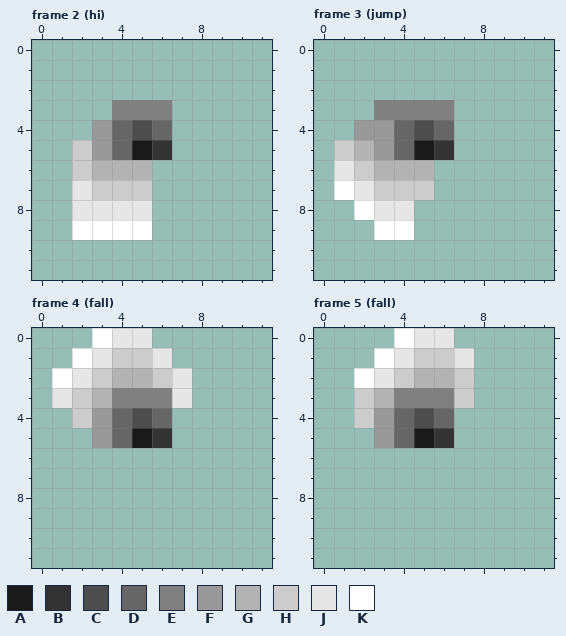
Edited in one commit: pixel-art file (Runtime/Visuals/Characters/ParametricMan.ase). Above, as it was before the edit.
12x12 pixels, 11 frames. Shown: frame 2 (hi), frame 3 (jump), frame 4 (fall), frame 5 (fall). The commit also changed other frames, which this record leaves out.
Palette (. is transparent): A #1a1a1a  B #333333  C #4d4d4d  D #666666  E #808080  F #999999  G #b3b3b3  H #cccccc  J #e6e6e6  K #ffffff
Pixels before, frame 2 (hi), first column x 2:
 3 ..EEE
 4 .FDCD
 5 HFDAB
 6 HGGG.
 7 JHHH.
 8 JJJJ.
 9 KKKK.
Pixels before, frame 3 (jump), first column x 1:
 3 ..EEEE
 4 .FFDCD
 5 HGFDAB
 6 JHGGG.
 7 KJHHH.
 8 .KJJ..
 9 ..KK..
Pixels before, frame 4 (fall), first column x 1:
0 ..KJJ..
1 .KJHHJ.
2 KJHGGHJ
3 JHGEEEJ
4 .HFDCD.
5 ..FDAB.
Pixels before, frame 5 (fall), first column x 2:
0 ..KJJ.
1 .KJHHJ
2 KJHGGH
3 HGEEEH
4 HFDCD.
5 .FDAB.
The same view after the edit:
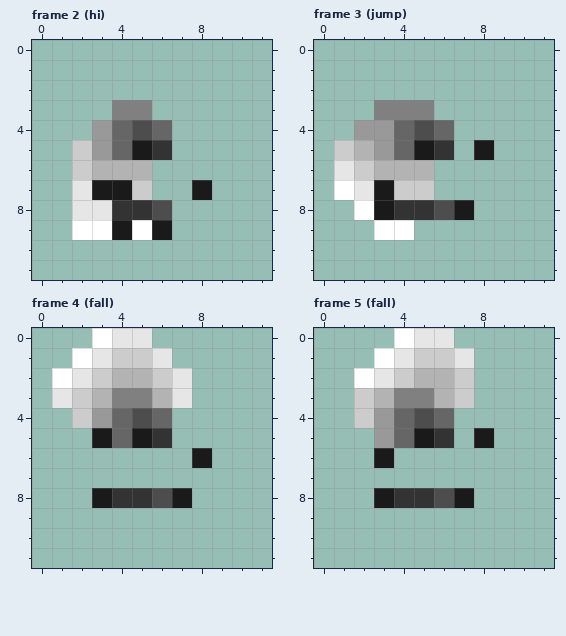
Edits made:
{"change": "layer \"Legs\" now shown"}
{"change": "layer \"RightFoot\" now shown"}
{"change": "layer \"LeftFoot\" now shown"}
{"change": "layer \"RightHand\" now shown"}
{"change": "layer \"LeftHand\" now shown"}
{"where": "frame 2 (hi)"}
{"frame":2,"y":3,"x":6,"old":"E","new":"."}
{"frame":2,"y":7,"x":3,"old":"HH","new":"AA"}
{"frame":2,"y":7,"x":8,"old":".","new":"A"}
{"frame":2,"y":8,"x":4,"old":"JJ.","new":"BBC"}
{"frame":2,"y":9,"x":4,"old":"K","new":"A"}
{"frame":2,"y":9,"x":6,"old":".","new":"A"}
{"where": "frame 3 (jump)"}
{"frame":3,"y":3,"x":6,"old":"E","new":"."}
{"frame":3,"y":5,"x":8,"old":".","new":"A"}
{"frame":3,"y":7,"x":3,"old":"H","new":"A"}
{"frame":3,"y":8,"x":3,"old":"JJ...","new":"ABBCA"}
{"where": "frame 4 (fall)"}
{"frame":4,"y":3,"x":6,"old":"E","new":"G"}
{"frame":4,"y":5,"x":3,"old":"F","new":"A"}
{"frame":4,"y":6,"x":8,"old":".","new":"A"}
{"frame":4,"y":8,"x":3,"old":".....","new":"ABBCA"}
{"where": "frame 5 (fall)"}
{"frame":5,"y":3,"x":6,"old":"E","new":"G"}
{"frame":5,"y":5,"x":8,"old":".","new":"A"}
{"frame":5,"y":6,"x":3,"old":".","new":"A"}
{"frame":5,"y":8,"x":3,"old":".....","new":"ABBCA"}
{"label":"changed","picture_box":[92,100,212,240]}
{"label":"changed","picture_box":[374,100,494,220]}
{"label":"changed","picture_box":[92,388,212,508]}
{"label":"changed","picture_box":[374,388,494,508]}
